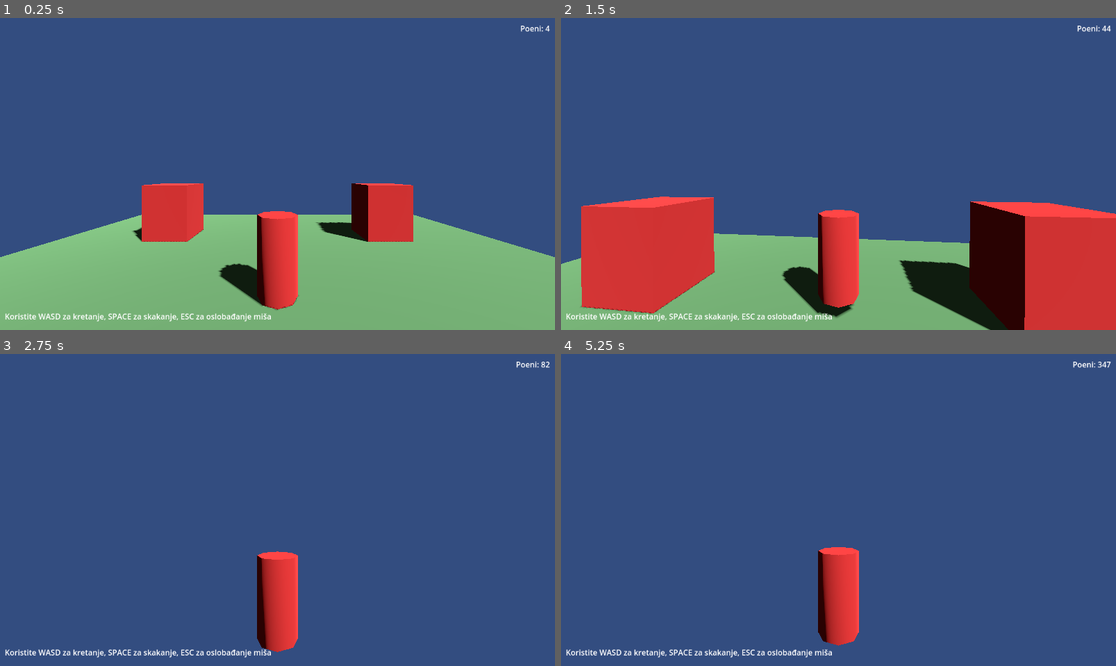
Above: before the commit, frames 1-4 (two rows, left to right).
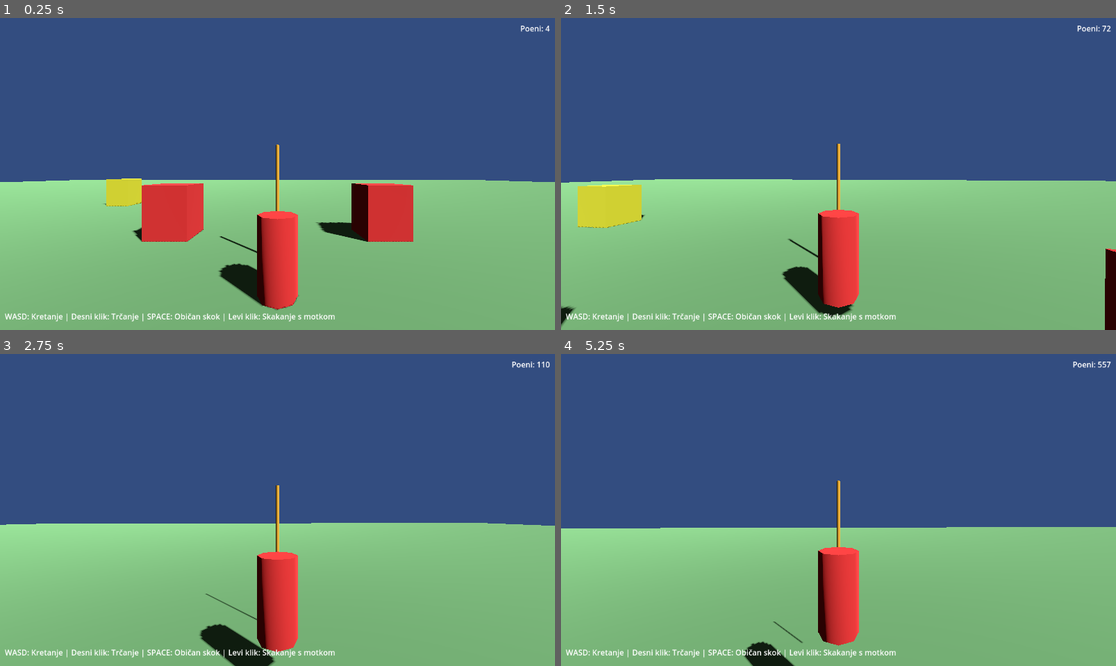
Above: after the commit, the same moments.

Repository: sgazz/YPV
Game: Godot game, scene res://scenes/Main.tscn
Same seed, same stepped clock (60 frames per second), same inputs: the game is played once before the commit and once after it.
Inputs (mouse positions are in pixels of both pictures, inside the frame that each line leads up to):
- Up to frame 1 (0.25 s): no input
- Up to frame 2 (1.5 s): tap Enter (jump) at 0.5, 0.77, 1.07 s; move the mouse to (866, 174) at 0.52 s; hold Right mouse button (run, bound only after the commit) 0.53-1.28 s; hold W (move_forward) from 0.53 s (still down); tap Space at 0.8, 1.35 s; move the mouse to (810, 174) at 1.27 s
- Up to frame 3 (2.75 s): keep holding W (move_forward); tap Enter (jump) at 1.52, 1.55, 1.82, 2.1 s; move the mouse to (288, 503) at 2.02 s; click (288, 503) at 2.3 s
- Up to frame 4 (5.25 s): keep holding W (move_forward); move the mouse to (832, 516) at 2.77 s; click (832, 516) at 2.85 s; tap Enter (jump) at 3.02, 3.32, 3.77, 4.07, 4.52, 4.55, 4.82 s; right-click (832, 516) at 3.05 s; move the mouse to (877, 513) at 3.52 s; hold Right mouse button (run, bound only after the commit) 3.53-4.28 s; tap Space at 3.8, 4.35 s; move the mouse to (794, 506) at 4.27 s; move the mouse to (844, 510) at 5.02 s; hold Right mouse button (run, bound only after the commit) from 5.03 s (still down)

The runs differ from the first frame. In frame 1, 13% of the frame differs, in the area x 0-100%, y 40-98%; in frame 2, 33%; in frame 3, 44%, in the area x 0-100%, y 2-100%; in frame 4, 42%.

Commit message:
Dodata savitljivost motke i poboljšane kontrole - SPACE za običan skok, levi klik za skakanje s motkom

Diff:
--- a/project.godot
+++ b/project.godot
@@ -76,3 +76,13 @@
 "events": [Object(InputEventKey,"resource_local_to_scene":false,"resource_name":"","device":-1,"window_id":0,"alt_press …(195 unchanged characters)…
 ]
 }
+run={
+"deadzone": 0.5,
+"events": [Object(InputEventMouseButton,"resource_local_to_scene":false,"resource_name":"","device":-1,"window_id":0,"alt_pressed":false,"shift_pressed":false,"ctrl_pressed":false,"meta_pressed":false,"button_mask":0,"position":Vector2(0, 0),"global_position":Vector2(0, 0),"factor":1.0,"button_index":2,"canceled":false,"pressed":false,"double_click":false,"script":null)
+]
+}
+jump_mouse={
+"deadzone": 0.5,
+"events": [Object(InputEventMouseButton,"resource_local_to_scene":false,"resource_name":"","device":-1,"window_id":0,"alt_pressed":false,"shift_pressed":false,"ctrl_pressed":false,"meta_pressed":false,"button_mask":0,"position":Vector2(0, 0),"global_position":Vector2(0, 0),"factor":1.0,"button_index":1,"canceled":false,"pressed":false,"double_click":false,"script":null)
+]
+}
--- a/scenes/Main.tscn
+++ b/scenes/Main.tscn
@@ -13,7 +13,7 @@
 albedo_color = Color(0.4, 0.6, 0.4, 1)
 
 [sub_resource type="BoxShape3D" id="BoxShape3D_1"]
-size = Vector3(20, 1, 20)
+size = Vector3(200, 1, 200)
 
 [sub_resource type="StandardMaterial3D" id="StandardMaterial3D_2"]
 albedo_color = Color(0.8, 0.2, 0.2, 1)
@@ -28,6 +28,16 @@
 albedo_color = Color(0.8, 0.8, 0.2, 1)
 
 [sub_resource type="CapsuleShape3D" id="CapsuleShape3D_1"]
+
+[sub_resource type="StandardMaterial3D" id="StandardMaterial3D_5"]
+albedo_color = Color(0.8, 0.6, 0.2, 1)
+
+[sub_resource type="StandardMaterial3D" id="StandardMaterial3D_7"]
+transparency = 1
+albedo_color = Color(1, 0.8, 0, 0.5)
+
+[sub_resource type="StandardMaterial3D" id="StandardMaterial3D_6"]
+albedo_color = Color(0.6, 0.4, 0.1, 1)
 
 [node name="Main" type="Node3D"]
 script = ExtResource("1_0x0x0")
@@ -43,7 +53,7 @@
 [node name="Platform" type="StaticBody3D" parent="."]
 
 [node name="CSGBox3D" type="CSGBox3D" parent="Platform"]
-size = Vector3(20, 1, 20)
+size = Vector3(200, 1, 200)
 material = SubResource("StandardMaterial3D_1")
 
 [node name="CollisionShape3D" type="CollisionShape3D" parent="Platform"]
@@ -91,6 +101,46 @@
 [node name="CollisionShape3D" type="CollisionShape3D" parent="Obstacles/Box4"]
 shape = SubResource("BoxShape3D_2")
 
+[node name="Box5" type="StaticBody3D" parent="Obstacles"]
+transform = Transform3D(1, 0, 0, 0, 1, 0, 0, 0, 1, 15, 1.5, 15)
+
+[node name="CSGBox3D" type="CSGBox3D" parent="Obstacles/Box5"]
+size = Vector3(2, 3, 2)
+material = SubResource("StandardMaterial3D_3")
+
+[node name="CollisionShape3D" type="CollisionShape3D" parent="Obstacles/Box5"]
+shape = SubResource("BoxShape3D_2")
+
+[node name="Box6" type="StaticBody3D" parent="Obstacles"]
+transform = Transform3D(1, 0, 0, 0, 1, 0, 0, 0, 1, -15, 1.5, -15)
+
+[node name="CSGBox3D" type="CSGBox3D" parent="Obstacles/Box6"]
+size = Vector3(2, 3, 2)
+material = SubResource("StandardMaterial3D_4")
+
+[node name="CollisionShape3D" type="CollisionShape3D" parent="Obstacles/Box6"]
+shape = SubResource("BoxShape3D_2")
+
+[node name="Box7" type="StaticBody3D" parent="Obstacles"]
+transform = Transform3D(1, 0, 0, 0, 1, 0, 0, 0, 1, 25, 1.5, 0)
+
+[node name="CSGBox3D" type="CSGBox3D" parent="Obstacles/Box7"]
+size = Vector3(2, 3, 2)
+material = SubResource("StandardMaterial3D_2")
+
+[node name="CollisionShape3D" type="CollisionShape3D" parent="Obstacles/Box7"]
+shape = SubResource("BoxShape3D_2")
+
+[node name="Box8" type="StaticBody3D" parent="Obstacles"]
+transform = Transform3D(1, 0, 0, 0, 1, 0, 0, 0, 1, -25, 1.5, 0)
+
+[node name="CSGBox3D" type="CSGBox3D" parent="Obstacles/Box8"]
+size = Vector3(2, 3, 2)
+material = SubResource("StandardMaterial3D_3")
+
+[node name="CollisionShape3D" type="CollisionShape3D" parent="Obstacles/Box8"]
+shape = SubResource("BoxShape3D_2")
+
 [node name="Player" type="CharacterBody3D" parent="."]
 transform = Transform3D(1, 0, 0, 0, 1, 0, 0, 0, 1, 0, 1, 0)
 
@@ -99,6 +149,26 @@
 
 [node name="CSGCylinder3D" type="CSGCylinder3D" parent="Player"]
 material = SubResource("StandardMaterial3D_2")
+
+[node name="Pole" type="Node3D" parent="Player"]
+transform = Transform3D(1, 0, 0, 0, 1, 0, 0, 0, 1, 0, 1, -2)
+
+[node name="PoleMesh" type="CSGCylinder3D" parent="Player/Pole"]
+radius = 0.05
+height = 4.0
+material = SubResource("StandardMaterial3D_5")
+
+[node name="PoleBendIndicator" type="CSGCylinder3D" parent="Player/Pole"]
+visible = false
+radius = 0.06
+height = 4.0
+material = SubResource("StandardMaterial3D_7")
+
+[node name="PoleTip" type="CSGCylinder3D" parent="Player/Pole"]
+transform = Transform3D(1, 0, 0, 0, 1, 0, 0, 0, 1, 0, -2, 0)
+radius = 0.02
+height = 0.5
+material = SubResource("StandardMaterial3D_6")
 
 [node name="Camera3D" type="Camera3D" parent="Player"]
 transform = Transform3D(1, 0, 0, 0, 1, 0, 0, 0, 1, 0, 2, 5)
@@ -122,7 +192,7 @@
 offset_right = 400.0
 offset_bottom = -10.0
 grow_vertical = 0
-text = "Koristite WASD za kretanje, SPACE za skakanje, ESC za oslobađanje miša"
+text = "WASD: Kretanje | Desni klik: Trčanje | SPACE: Običan skok | Levi klik: Skakanje s motkom"
 
 [node name="ScoreLabel" type="Label" parent="UI"]
 layout_mode = 1
--- a/scripts/Main.gd
+++ b/scripts/Main.gd
@@ -3,6 +3,7 @@
 @onready var player = $Player
 @onready var camera = $Player/Camera3D
 @onready var score_label = $UI/ScoreLabel
+@onready var pole = $Player/Pole
 
 var player_speed = 5.0
 var jump_force = 10.0
@@ -11,6 +12,30 @@
 var score = 0
 var last_position = Vector3.ZERO
 
+# Pole vaulting variables
+var pole_vault_speed = 15.0
+var pole_vault_height = 8.0
+var is_pole_vaulting = false
+var pole_vault_start_pos = Vector3.ZERO
+var pole_vault_target = Vector3.ZERO
+var pole_vault_progress = 0.0
+var running_speed = 0.0
+var is_running = false
+
+# Pole animation variables
+var pole_plant_progress = 0.0
+var is_pole_planting = false
+var pole_plant_start_pos = Vector3.ZERO
+var pole_plant_target_pos = Vector3.ZERO
+var pole_bend_amount = 0.0
+var pole_original_length = 4.0
+
+# Pole flexibility variables
+var pole_flexibility = 0.8  # Koeficijent savitljivosti (0-1)
+var pole_compression = 0.0  # Stepen kompresije motke
+var pole_elastic_force = 0.0  # Elastična sila motke
+var pole_ground_contact = false  # Da li motka dodiruje zemlju
+
 func _ready():
 	Input.mouse_mode = Input.MOUSE_MODE_CAPTURED
 	last_position = player.global_position
@@ -20,6 +45,16 @@
 	player.floor_max_angle = 0.785398  # 45 stepeni
 	player.floor_snap_length = 0.3
 	player.floor_block_on_wall = true
+
+	# Osiguravamo da je motka u pravilnoj poziciji
+	pole.position = Vector3(0, 1, -2)
+	pole.rotation = Vector3.ZERO
+	pole.scale = Vector3(1, 1, 1)
+
+	# Resetujemo varijable za savitljivost
+	pole_compression = 0.0
+	pole_elastic_force = 0.0
+	pole_ground_contact = false
 
 func _input(event):
 	if event is InputEventMouseMotion:
@@ -38,7 +73,18 @@
 			Input.mouse_mode = Input.MOUSE_MODE_CAPTURED
 
 func _physics_process(delta):
+	if is_pole_planting:
+		handle_pole_plant(delta)
+		return
+	elif is_pole_vaulting:
+		handle_pole_vault(delta)
+		return
+
 	var input_dir = Vector3.ZERO
+
+	# Trčanje - desni klik miša
+	is_running = Input.is_action_pressed("run")
+	var current_speed = player_speed * (2.0 if is_running else 1.0)
 
 	if Input.is_action_pressed("ui_left") or Input.is_action_pressed("move_left"):
 		input_dir.x -= 1
@@ -52,18 +98,30 @@
 	# Normalizujemo input vektor
 	if input_dir.length() > 0:
 		input_dir = input_dir.normalized()
+		running_speed = input_dir.length() * current_speed
+	else:
+		running_speed = 0.0
 
 	# Rotiramo input u odnosu na rotaciju igrača
 	var rotated_input = player.transform.basis * input_dir
 
 	# Postavljamo brzinu igrača
-	player.velocity.x = rotated_input.x * player_speed
-	player.velocity.z = rotated_input.z * player_speed
-
-	# Skakanje
-	if Input.is_action_just_pressed("ui_accept") or Input.is_action_just_pressed("jump") or Input.is_key_pressed(KEY_SPACE):
-		if player.is_on_floor():
-			player.velocity.y = jump_force
+	player.velocity.x = rotated_input.x * current_speed
+	player.velocity.z = rotated_input.z * current_speed
+
+	# Skakanje - SPACE za običan skok, levi klik miša za skakanje s motkom
+	var normal_jump = Input.is_action_just_pressed("ui_accept") or Input.is_action_just_pressed("jump") or Input.is_key_pressed(KEY_SPACE)
+	var pole_vault_jump = Input.is_action_just_pressed("jump_mouse")
+
+	if normal_jump and player.is_on_floor():
+		# Običan skok
+		player.velocity.y = jump_force
+	elif pole_vault_jump and player.is_on_floor() and running_speed > 3.0:
+		# Skakanje s motkom
+		start_pole_vault()
+	elif pole_vault_jump and player.is_on_floor():
+		# Pokušaj skakanja s motkom bez dovoljne brzine
+		player.velocity.y = jump_force * 0.5  # Manji skok
 
 	# Primena gravitacije
 	if not player.is_on_floor():
@@ -78,7 +136,7 @@
 		update_score_display()
 	last_position = player.global_position
 
-	# Proveravamo da li je igrač pao sa platforme
+	# Proveravamo da li je igrač pao sa platforme (veća platforma)
 	if player.global_position.y < -10:
 		reset_player_position()
 
@@ -88,5 +146,123 @@
 func reset_player_position():
 	player.global_position = Vector3(0, 2, 0)
 	player.velocity = Vector3.ZERO
+
+	# Resetujemo motku ako je u animaciji
+	if is_pole_planting or is_pole_vaulting:
+		is_pole_planting = false
+		is_pole_vaulting = false
+		pole.rotation.x = 0.0
+		pole.rotation.z = 0.0
+		pole.rotation.y = 0.0
+		pole.position = Vector3(0, 1, -2)
+		pole.scale = Vector3(1, 1, 1)
+		pole_bend_amount = 0.0
+		pole_compression = 0.0
+		pole_elastic_force = 0.0
+		pole_ground_contact = false
+
 	score = max(0, score - 100)  # Gubimo 100 poena za pad
 	update_score_display()
+
+func start_pole_vault():
+	# Započinjemo sa zabijanjem motke
+	is_pole_planting = true
+	pole_plant_progress = 0.0
+	pole_plant_start_pos = pole.position
+	pole_plant_target_pos = pole.position + Vector3(0, -2, 0)  # Zabijamo u zemlju
+
+	# Rotiramo motku za zabijanje
+	pole.rotation.x = -PI/3  # 60 stepeni napred
+
+func handle_pole_plant(delta):
+	pole_plant_progress += delta * 3.0  # Brzina zabijanja
+
+	# Proveravamo da li motka dodiruje zemlju
+	var pole_tip_y = pole.global_position.y - 2.0  # Pozicija vrha motke
+	pole_ground_contact = pole_tip_y <= 0.5  # Dodiruje zemlju
+
+	if pole_ground_contact:
+		# Simuliramo kompresiju motke
+		pole_compression = min(pole_compression + delta * 2.0, pole_flexibility)
+		pole_elastic_force = pole_compression * 5.0  # Elastična sila
+	else:
+		# Motka se oporavlja
+		pole_compression = max(pole_compression - delta * 1.0, 0.0)
+		pole_elastic_force = 0.0
+
+	if pole_plant_progress >= 1.0:
+		# Završavamo zabijanje i počinjemo skakanje
+		is_pole_planting = false
+		is_pole_vaulting = true
+		pole_vault_start_pos = player.global_position
+		pole_vault_target = player.global_position + player.transform.basis.z * -pole_vault_speed
+		pole_vault_progress = 0.0
+		pole_bend_amount = 0.0
+		pole_compression = 0.0
+		pole_elastic_force = 0.0
+		return
+
+	# Animacija zabijanja motke
+	var t = pole_plant_progress
+	var current_pole_pos = pole_plant_start_pos.lerp(pole_plant_target_pos, t)
+	pole.position = current_pole_pos
+
+	# Dodajemo savijanje motke tokom zabijanja
+	pole_bend_amount = t * 0.3 + pole_compression * 0.5  # Kombinujemo animaciju i kompresiju
+	update_pole_bend()
+
+func handle_pole_vault(delta):
+	pole_vault_progress += delta * 2.0  # Brzina animacije
+
+	if pole_vault_progress >= 1.0:
+		# Završavamo skakanje s motkom
+		is_pole_vaulting = false
+		pole.rotation.x = 0.0  # Vraćamo motku u normalnu poziciju
+		pole.rotation.z = 0.0  # Resetujemo rotaciju
+		pole.position = Vector3(0, 1, -2)  # Resetujemo poziciju motke
+		pole.scale = Vector3(1, 1, 1)  # Resetujemo scale
+		pole_bend_amount = 0.0
+		player.global_position = pole_vault_target
+		player.velocity = Vector3.ZERO
+		score += 200  # Bonus poeni za skakanje s motkom
+		update_score_display()
+		return
+
+	# Interpolacija pozicije
+	var t = pole_vault_progress
+	var current_pos = pole_vault_start_pos.lerp(pole_vault_target, t)
+
+	# Dodajemo paraboličnu putanju (visina)
+	var height_offset = sin(t * PI) * pole_vault_height
+	current_pos.y = pole_vault_start_pos.y + height_offset
+
+	# Dodajemo savijanje motke tokom skakanja
+	pole_bend_amount = sin(t * PI) * 0.5  # Maksimalno savijanje 50%
+	update_pole_bend()
+
+	player.global_position = current_pos
+
+func update_pole_bend():
+	# Simuliramo savijanje motke menjanjem scale-a i pozicije
+	var bend_scale = 1.0 + pole_bend_amount
+	var compression_scale = 1.0 - pole_compression * 0.3  # Kompresija skraćuje motku
+
+	# Kombinujemo savijanje i kompresiju
+	var final_scale = Vector3(bend_scale, compression_scale, bend_scale)
+	pole.scale = final_scale
+
+	# Dodajemo rotaciju za realističniji efekat
+	pole.rotation.z = pole_bend_amount * 0.2
+
+	# Dodajemo oscilaciju tokom kompresije
+	if pole_ground_contact and pole_compression > 0.1:
+		pole.rotation.y = sin(Time.get_ticks_msec() * 0.01) * pole_compression * 0.1
+
+	# Vizuelni indikator kompresije
+	if pole_compression > 0.2:
+		# Motka postaje crvenija tokom kompresije
+		var compression_color = Color(1.0, 1.0 - pole_compression, 1.0 - pole_compression, 1.0)
+		pole.get_node("PoleMesh").material.albedo_color = compression_color
+	else:
+		# Vraćamo originalnu boju
+		pole.get_node("PoleMesh").material.albedo_color = Color(0.8, 0.6, 0.2, 1.0)
Not shown: 1 places in scenes/Main.tscn that only renumber resources
Not shown, changed: README.md
